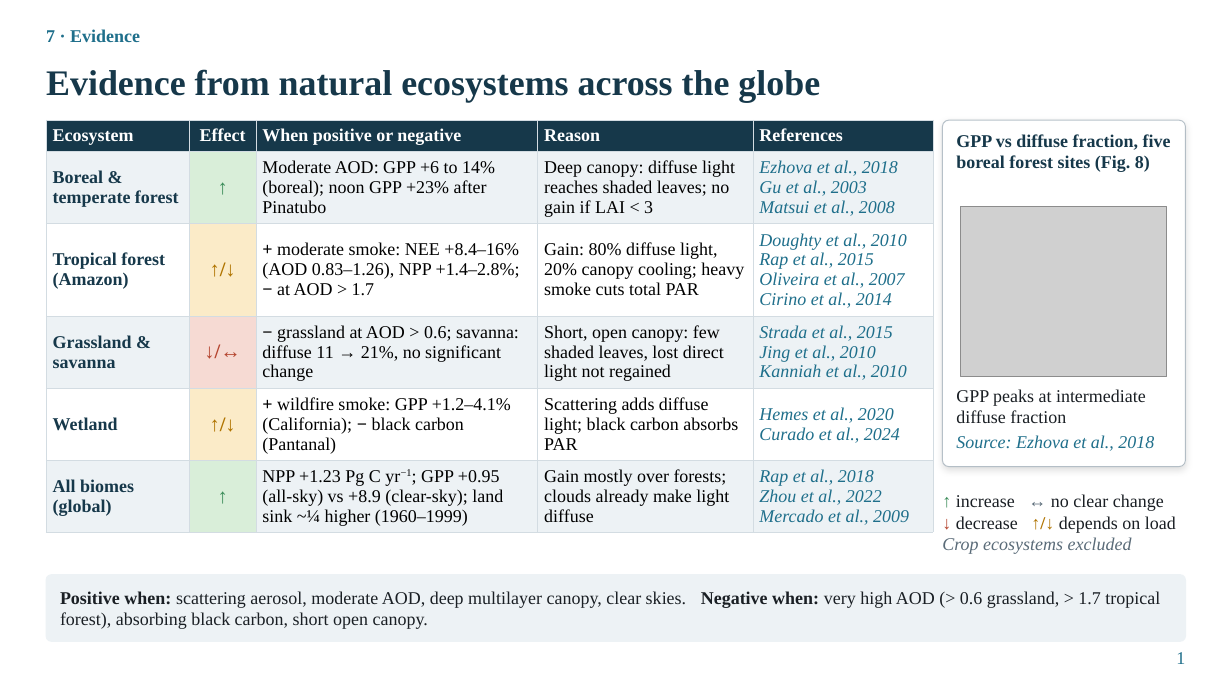
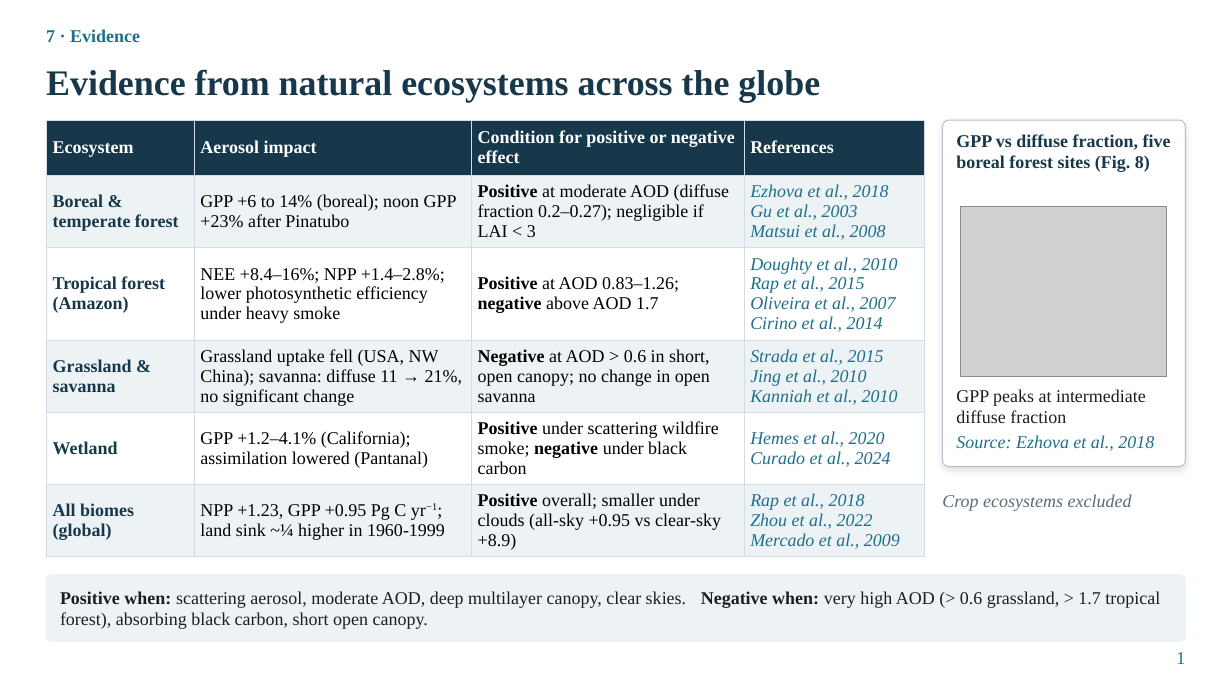
Before and after one commit to animesh270799-ctrl/meta, a slide deck: slide 1 of seminar/Natural_ecosystem_evidence_grouped.pptx. Drawn at 1232x693 pixels with LibreOffice and Linux fonts; fonts in the diff are those of the drawing; grey boxes stand for pictures. Boxes give left, top, right and bottom in pixels: in the first picture for what was removed or moved away, otherwise in the second. Text is boxed around its words. In the diff, an @@ line names an element or a change of style, - is before the commit and + after.

```diff
--- a/seminar/Natural_ecosystem_evidence_grouped.pptx
+++ b/seminar/Natural_ecosystem_evidence_grouped.pptx
@@ table at box(46, 120, 924, 554) @@
-column 2: Effect | ↑ | ↑/↓ | ↓/↔ | ↑/↓ | ↑
-column 3: When positive or negative | Moderate AOD: GPP +6 to 14% (boreal); noon GPP +23% after Pinatubo | + moderate smoke: NEE +8.4–16% (AOD 0.83–1.26), NPP +1.4–2.8%; − at AOD > 1.7 | − grassland at AOD > 0.6; savanna: diffuse 11 → 21%, no significant change | + wildfire smoke: GPP +1.2–4.1% (California); − black carbon (Pantanal) | NPP +1.23 Pg C yr−1; GPP +0.95 (all-sky) vs +8.9 (clear-sky); land sink ~¼ higher (1960–1999)
-column 4: Reason | Deep canopy: diffuse light reaches shaded leaves; no gain if LAI < 3 | Gain: 80% diffuse light, 20% canopy cooling; heavy smoke cuts total PAR | Short, open canopy: few shaded leaves, lost direct light not regained | Scattering adds diffuse light; black carbon absorbs PAR | Gain mostly over forests; clouds already make light diffuse
+column 2: Aerosol impact | GPP +6 to 14% (boreal); noon GPP +23% after Pinatubo | NEE +8.4–16%; NPP +1.4–2.8%; lower photosynthetic efficiency under heavy smoke | Grassland uptake fell (USA, NW China); savanna: diffuse 11 → 21%, no significant change | GPP +1.2–4.1% (California); assimilation lowered (Pantanal) | NPP +1.23, GPP +0.95 Pg C yr−1; land sink ~¼ higher in 1960‑1999
+column 3: Condition for positive or negative effect | Positive at moderate AOD (diffuse fraction 0.2–0.27); negligible if LAI < 3 | Positive at AOD 0.83–1.26; negative above AOD 1.7 | Negative at AOD > 0.6 in short, open canopy; no change in open savanna | Positive under scattering wildfire smoke; negative under black carbon | Positive overall; smaller under clouds (all‑sky +0.95 vs clear‑sky +8.9)
@@ table: place and size @@
-table at box(46, 120, 933, 530)
+table at box(46, 120, 924, 554)
@@ text at box(956, 494, 1176, 533): paragraphs removed @@
-↑ increase ↔ no clear change
-↓ decrease ↑/↓ depends on load
```
